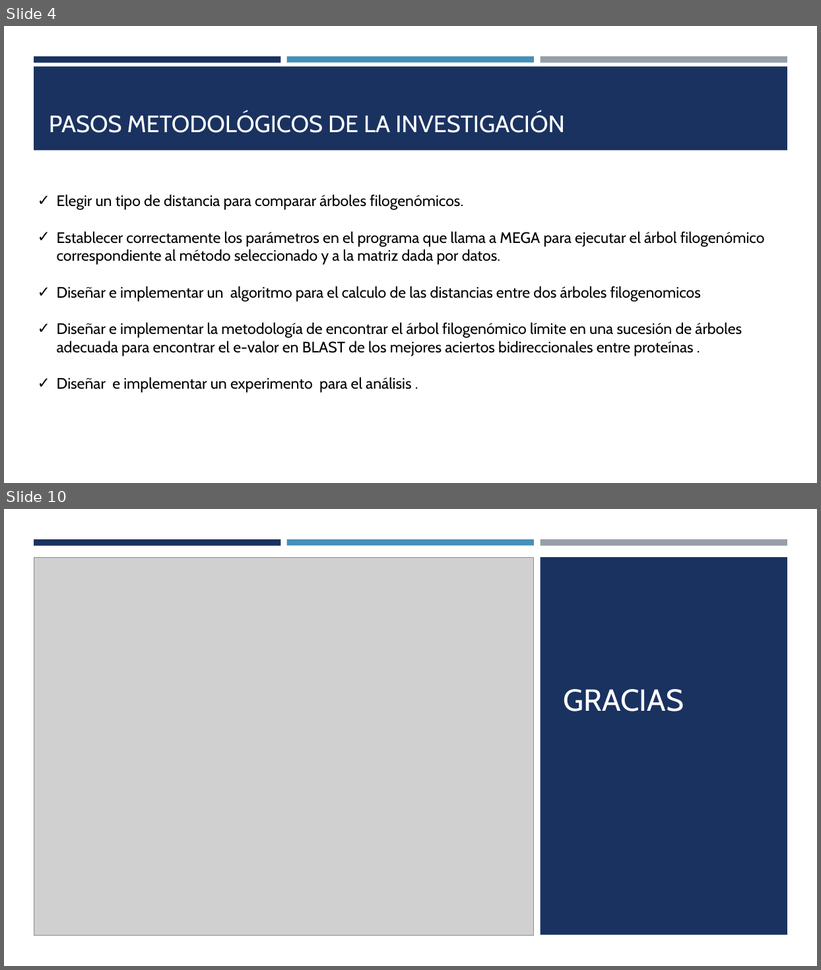
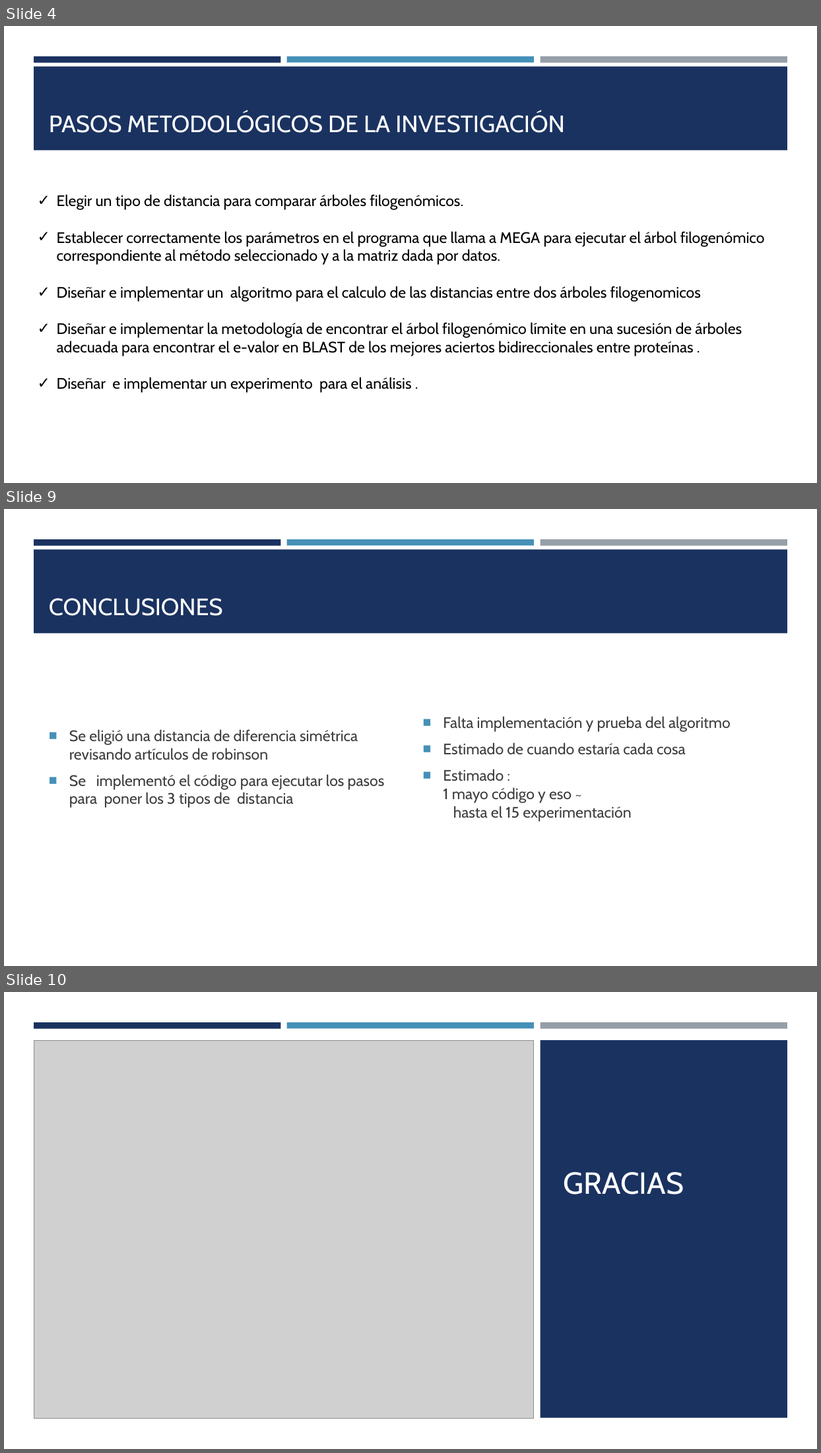
Before and after one commit to Vitali22/tesis, a slide deck: DocumentosTesina/Presentación.pptx. Shown one above the other, each under a label of ours: slides 4 and 10 before the commit, slides 4, 9 and 10 after it; the slides between them are not shown. The pictures are 821x970 and 821x1453 pixels, drawn with LibreOffice and Linux fonts; fonts in the diff are those of the drawing; grey boxes stand for pictures. Boxes give left, top, right and bottom in pixels: in the first picture for what was removed or moved away, otherwise in the second. Text is boxed around its words. In the diff, an @@ line names an element or a change of style, - is before the commit and + after.

```diff
--- a/DocumentosTesina/Presentación.pptx
+++ b/DocumentosTesina/Presentación.pptx
@@ slide 9 added at (4,509,817,966), background #FFFFFF; not listed: 4 template elements that a slide beside it also shows @@
@@ title added at (49,598,223,616), 28 pt, text #FFFFFF @@
+CONCLUSIONES
@@ text added at (443,716,731,822), 18 pt, text #3D3D3D @@
+■ Falta implementación y prueba del algoritmo
+■ Estimado de cuando estaría cada cosa
+■ Estimado :
+  1 mayo código y eso ~
+  hasta el 15 experimentación
@@ text added at (69,729,385,808), 18 pt, text #3D3D3D @@
+■ Se eligió una distancia de diferencia simétrica revisando artículos de robinson
+■ Se implementó el código para ejecutar los pasos para poner los 3 tipos de distancia
```
Also in this commit, not shown: 1 slide changed, 3 other slides added, 4 slides removed, 7 other files.
